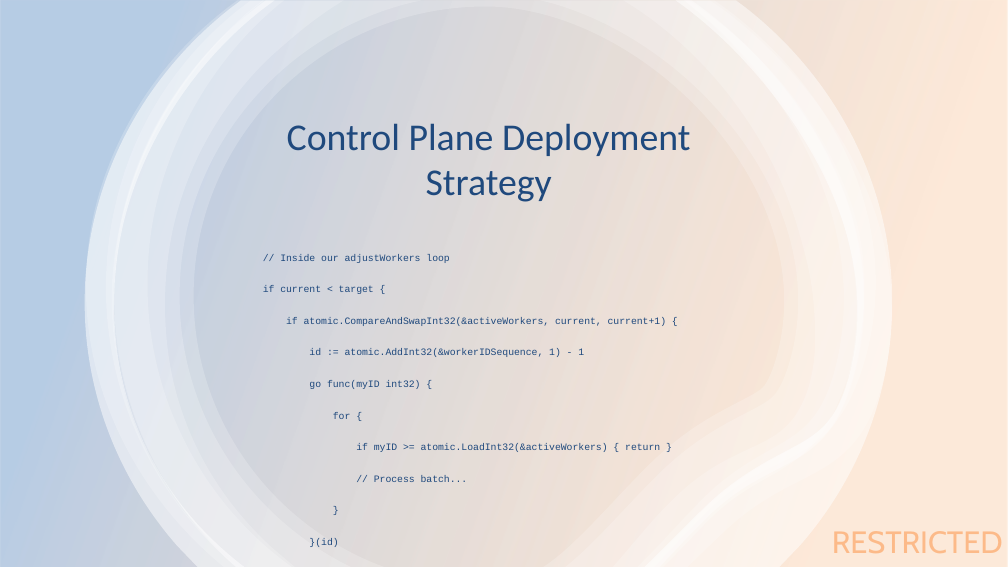
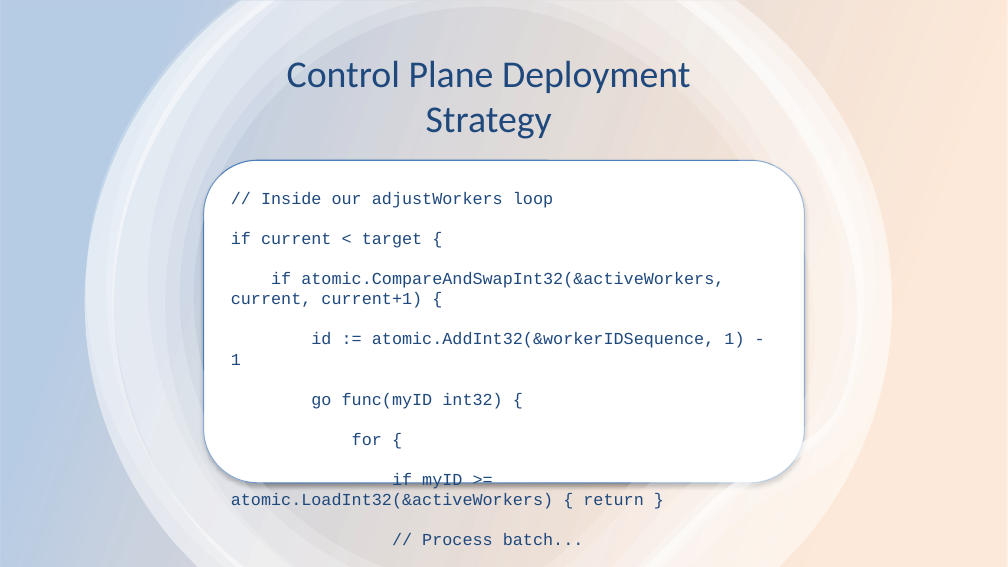
Before and after one commit to caseylmanus/workerpool, a slide deck: slide 11 of presentation.pptx. Drawn at 1008x567 pixels with LibreOffice and Linux fonts; fonts in the diff are those of the drawing. Boxes give left, top, right and bottom in pixels: in the first picture for what was removed or moved away, otherwise in the second. Text is boxed around its words. In the diff, an @@ line names an element or a change of style, - is before the commit and + after.

```diff
--- a/presentation.pptx
+++ b/presentation.pptx
@@ title "Control Plane Deployment Strategy" moved from (x1=287, y1=123, x2=691, y2=202) to (x1=287, y1=60, x2=691, y2=139) @@
@@ rounded rectangle added at (x1=204, y1=160, x2=804, y2=483), fill #FFFFFF, outline #4B7EBC 0.75 pt @@
@@ text "// Inside our adjustWorkers loop ..." moved from (x1=263, y1=254, x2=666, y2=452) to (x1=231, y1=192, x2=744, y2=545) @@
@@ text "// Inside our adjustWorkers loop ..." at (x1=231, y1=192, x2=744, y2=545): size 7 to 12 pt; more space between paragraphs @@
@@ text removed at (x1=832, y1=531, x2=1003, y2=553) @@
-RESTRICTED
```
Also in this commit, not shown: 15 other slides changed.
